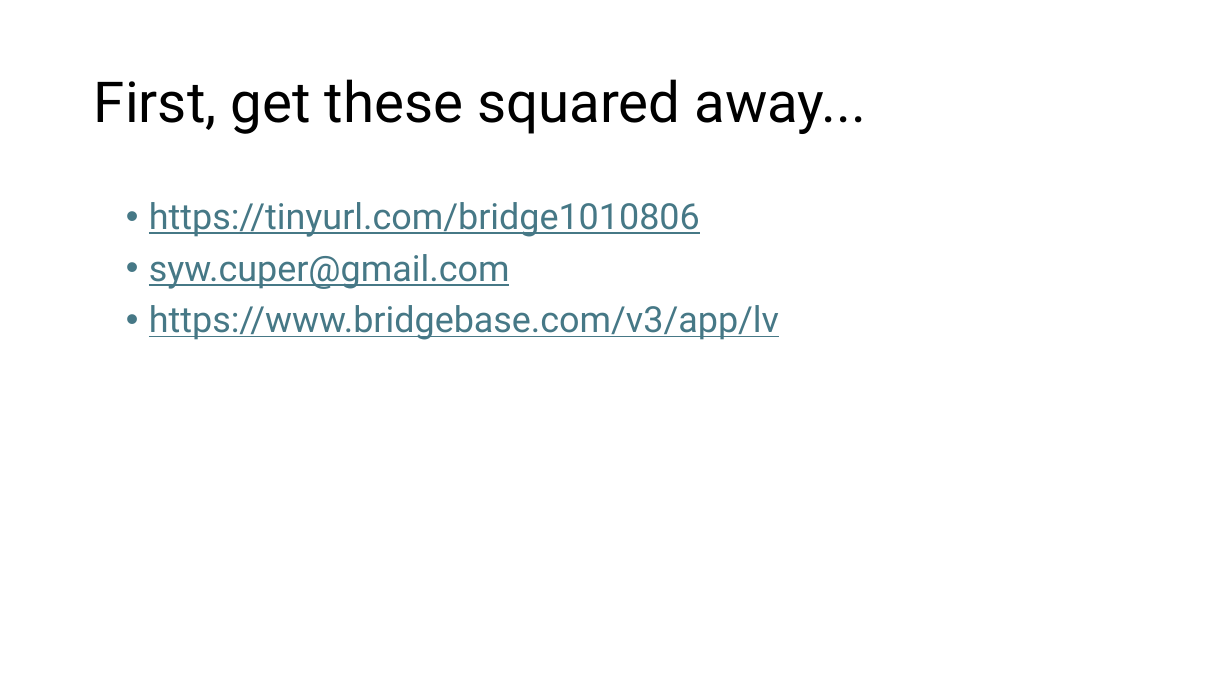
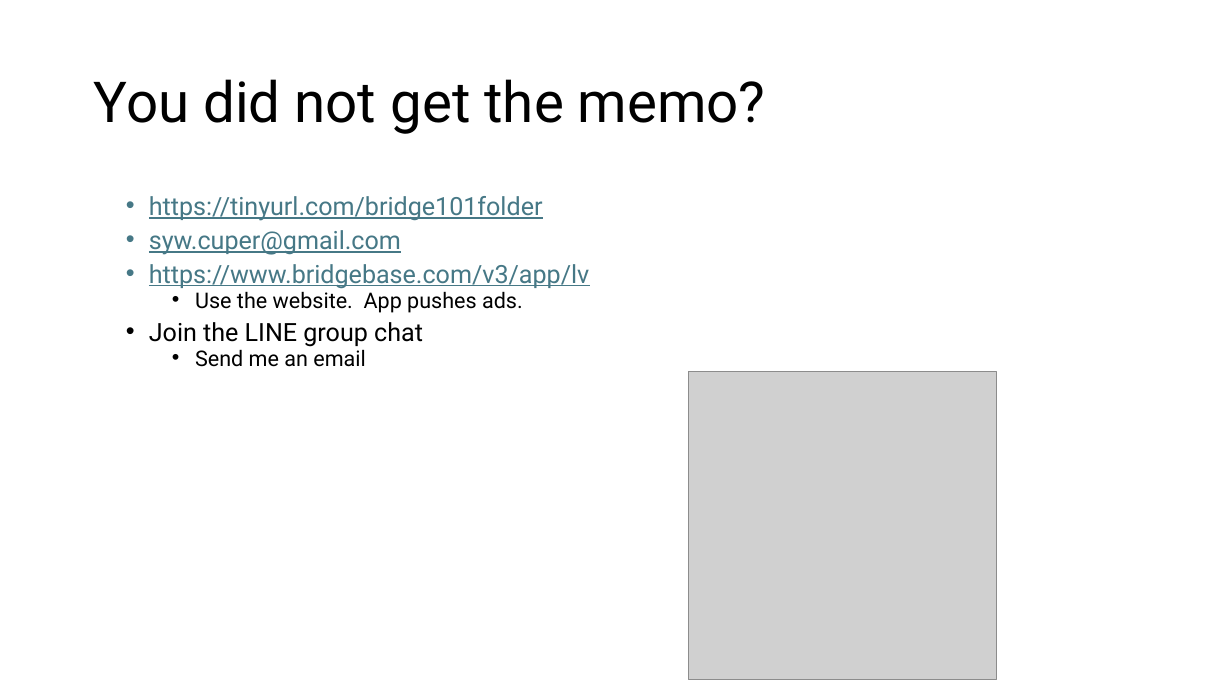
Before and after one commit to sywhub/bridge101, a slide deck: slide 13 of lectures.pptx. Drawn at 1232x693 pixels with LibreOffice and Linux fonts; fonts in the diff are those of the drawing; grey boxes stand for pictures; background and template pictures are left out. Boxes give left, top, right and bottom in pixels: in the first picture for what was removed or moved away, otherwise in the second. Text is boxed around its words. In the diff, an @@ line names an element or a change of style, - is before the commit and + after.

```diff
--- a/lectures.pptx
+++ b/lectures.pptx
@@ title at box(94, 79, 766, 134): text changed @@
-First, get these squared away...
+You did not get the memo?
@@ text at box(149, 196, 543, 221): text changed; size 28 to 19.6 pt @@
-• https://tinyurl.com/bridge1010806
+• https://tinyurl.com/bridge101folder
@@ text at box(149, 230, 590, 289): size 28 to 19.6 pt in "syw.cuper@gmail.com", "https://www.bridgebase.com/v3/app/lv"; line spacing 0.9 to 0.7 @@
@@ text at box(149, 288, 523, 367): paragraphs added @@
+  • Use the website. App pushes ads.
+• Join the LINE group chat
+  • Send me an email
@@ picture added at box(689, 372, 996, 679) @@
```
Also in this commit, not shown: 3 other slides changed, 3 slides added, 2 other files.
